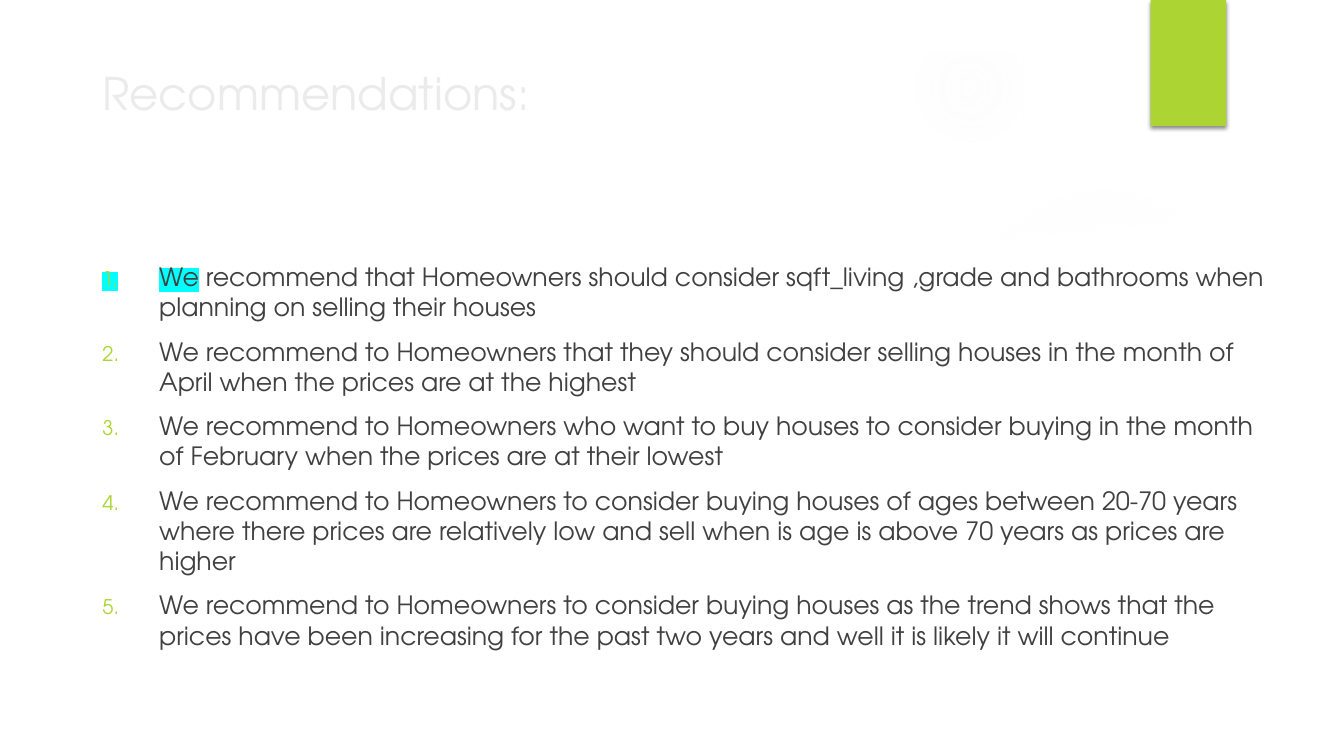
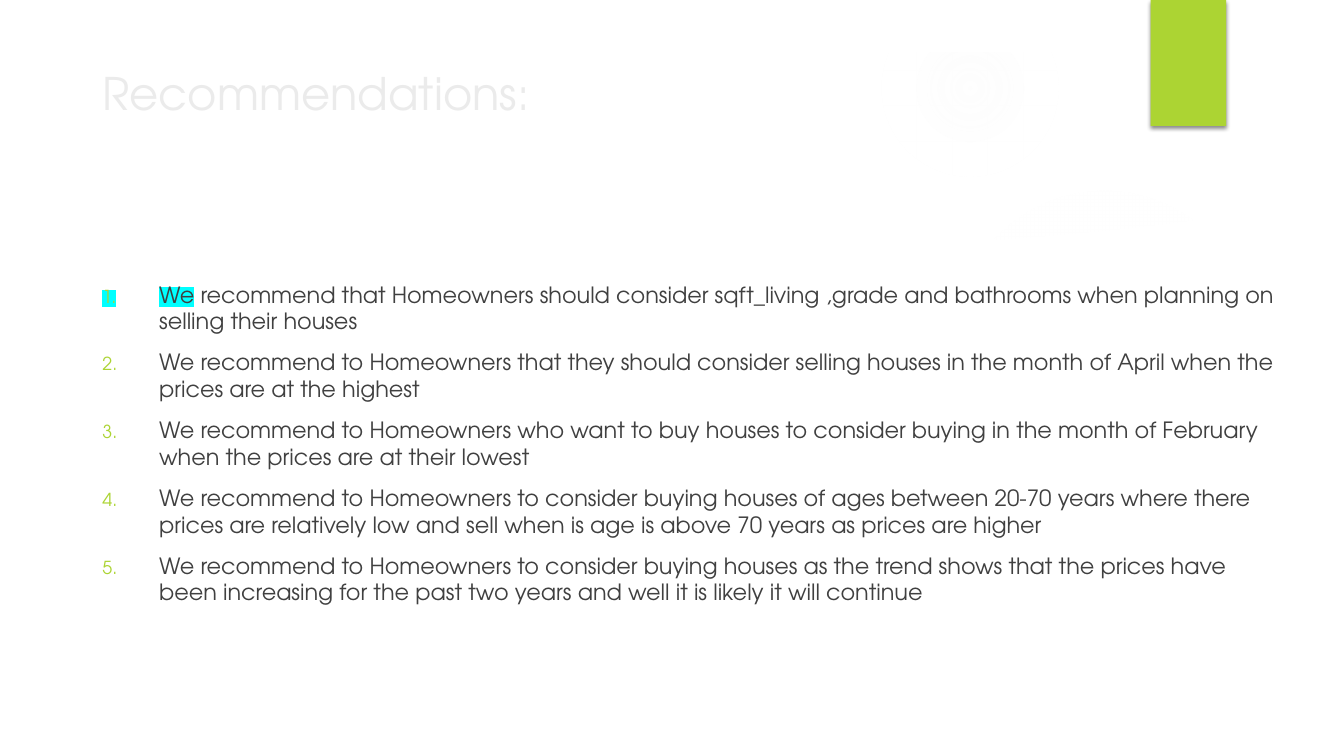
Before and after one commit to oscar066/Modelling_House_Sales, a slide deck: slide 15 of HouseAnalysis_presentation.pptx. Drawn at 1344x756 pixels with LibreOffice and Linux fonts; fonts in the diff are those of the drawing; background and template pictures are left out. Boxes give left, top, right and bottom in pixels: in the first picture for what was removed or moved away, otherwise in the second. Text is boxed around its words. In the diff, an @@ line names an element or a change of style, - is before the commit and + after.

```diff
--- a/HouseAnalysis_presentation.pptx
+++ b/HouseAnalysis_presentation.pptx
@@ text "We recommend that Homeowners should ...": place and size @@
-text "We recommend that Homeowners should ..." at (159, 260, 1264, 651)
+text "We recommend that Homeowners should ..." at (159, 279, 1273, 605)
@@ text "We recommend that Homeowners should ..." at (159, 279, 1273, 605): size 18 to 16 pt @@
```
Also in this commit, not shown: 2 other slides changed, 1 other file.
